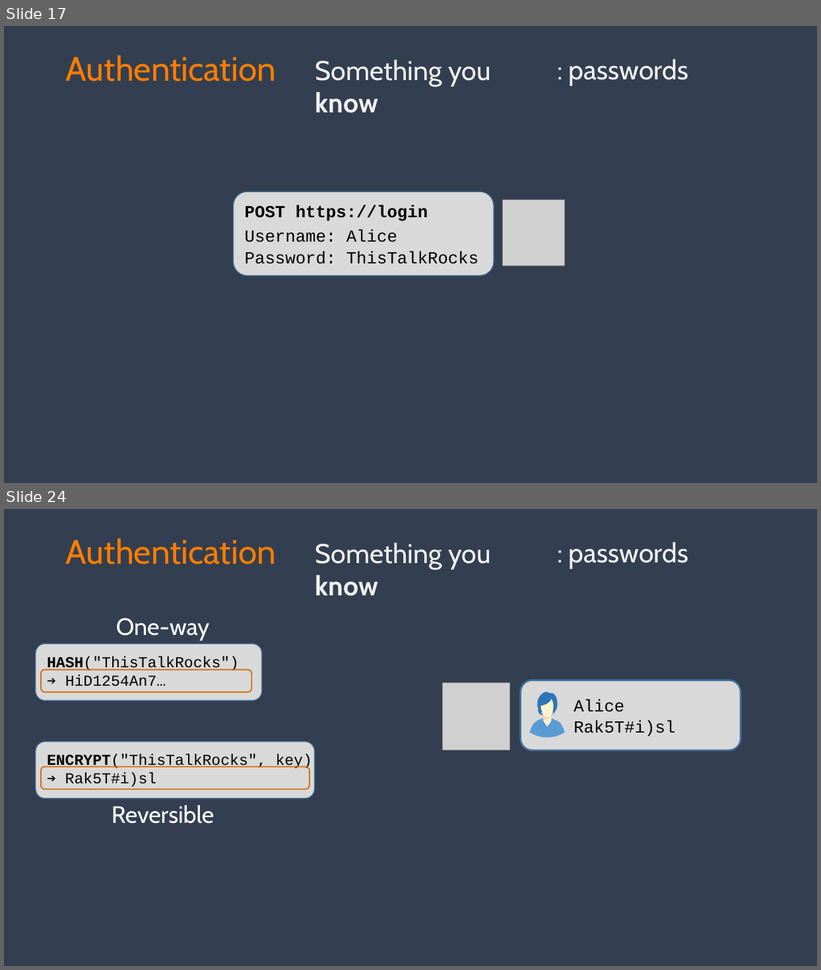
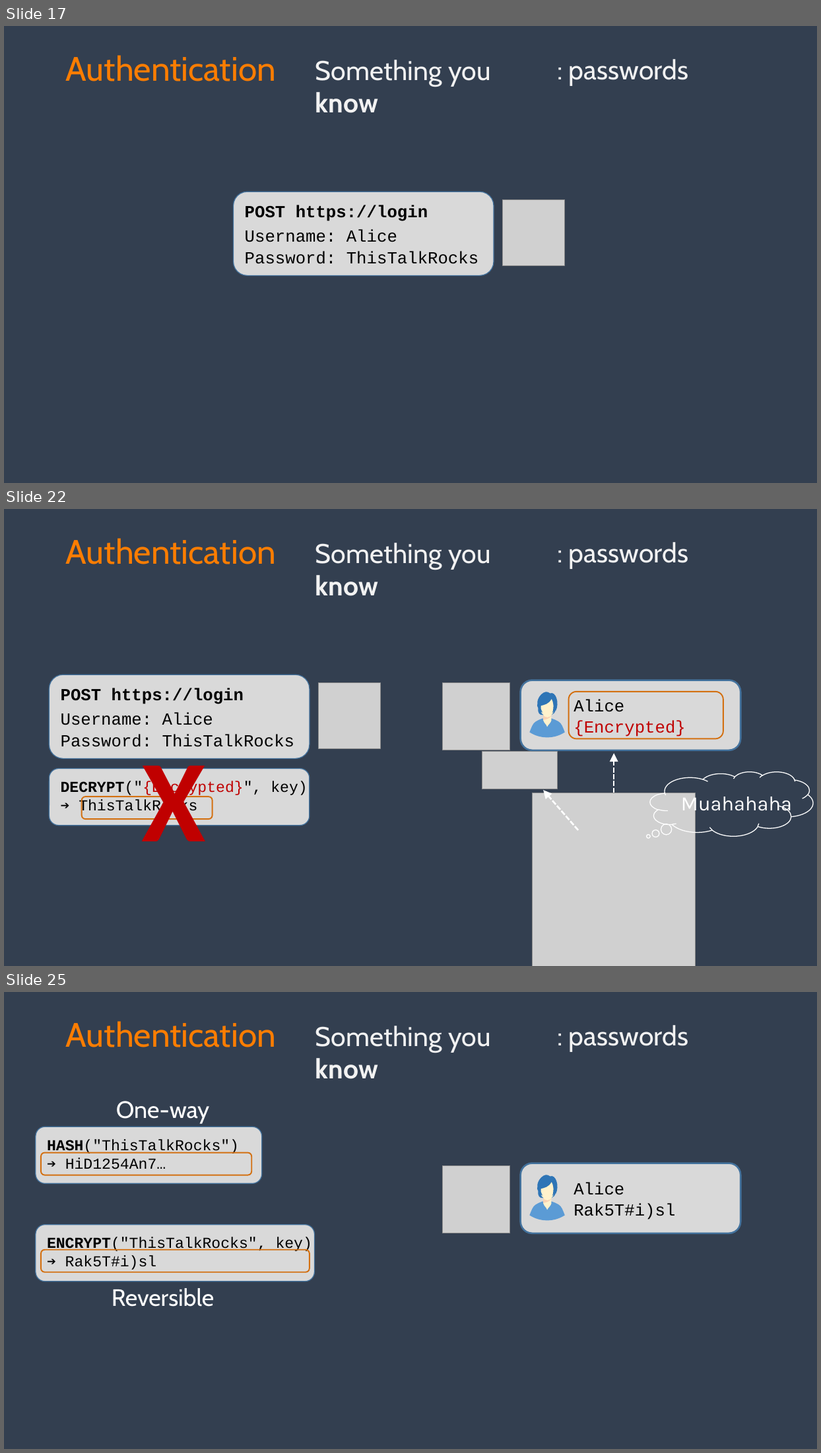
Before and after one commit to spetryjohnson/talk-PracticalAuthForDevs, a slide deck: Authentication for Non-Developers.pptx. Shown one above the other, each under a label of ours: slides 17 and 24 before the commit, slides 17, 22 and 25 after it; the slides between them are not shown. The pictures are 821x970 and 821x1453 pixels, drawn with LibreOffice and Linux fonts; fonts in the diff are those of the drawing; grey boxes stand for pictures; background and template pictures are left out. Boxes give left, top, right and bottom in pixels: in the first picture for what was removed or moved away, otherwise in the second. Text is boxed around its words. In the diff, an @@ line names an element or a change of style, - is before the commit and + after.

```diff
--- a/Authentication for Non-Developers.pptx
+++ b/Authentication for Non-Developers.pptx
@@ slide 22 added at (4, 509, 817, 966), background #333F50 @@
@@ text added at (66, 538, 276, 564), 40 pt, text #FD7D00 @@
+Authentication
@@ text added at (316, 543, 490, 596), 32 pt, text #F2F2F2 @@
+Something you know
@@ text added at (569, 542, 688, 568), 32 pt, text #F2F2F2 @@
+: passwords
@@ rounded rectangle added at (49, 675, 310, 759), fill #D9D9D9, outline #43739E 1 pt @@
@@ picture added at (319, 683, 381, 749) @@
@@ picture added at (443, 683, 510, 751) @@
@@ text added at (61, 688, 244, 704), 20 pt, text #000000, bold @@
+POST https://login
@@ group added at (521, 681, 741, 751): 6 freeform shapes, 1 rounded rectangle @@
@@ rounded rectangle added at (569, 692, 724, 739), outline #D37011 1.5 pt @@
@@ text added at (574, 699, 624, 712), 20 pt, text #000000 @@
+Alice
@@ text added at (61, 713, 213, 725), 20 pt, text #000000 @@
+Username: Alice
@@ text added at (574, 720, 686, 738), 20 pt, text #C00000 @@
+{Encrypted}
@@ text added at (61, 734, 294, 747), 20 pt, text #000000 @@
+Password: ThisTalkRocks
@@ text added at (142, 745, 206, 869), 138 pt, text #C00000, bold @@
+X
@@ picture added at (482, 752, 557, 789) @@
@@ arrow added from (614, 793) to (614, 754), #FFFFFF 2 pt dashed @@
@@ rounded rectangle added at (49, 769, 310, 826), fill #D9D9D9, outline #43739E 1 pt @@
@@ text added at (61, 782, 307, 815), 18 pt, text #000000 @@
+DECRYPT("{Encrypted}", key)
+➔ ThisTalkRocks
@@ thought cloud added at (651, 772, 813, 836), outline #FFFFFF 1 pt @@
@@ rounded rectangle added at (81, 797, 212, 819), outline #D37011 1.5 pt @@
@@ picture added at (533, 793, 696, 966) @@
@@ arrow added from (579, 830) to (543, 790), #FFFFFF 2 pt dashed @@
@@ text added at (681, 793, 792, 816), 24 pt, text #FFFFFF @@
+Muahahaha
@@ what was slide 24 is now slide 25 @@
```
Also in this commit, not shown: 5 slides changed, 1 other slide added, 1 slide removed.
